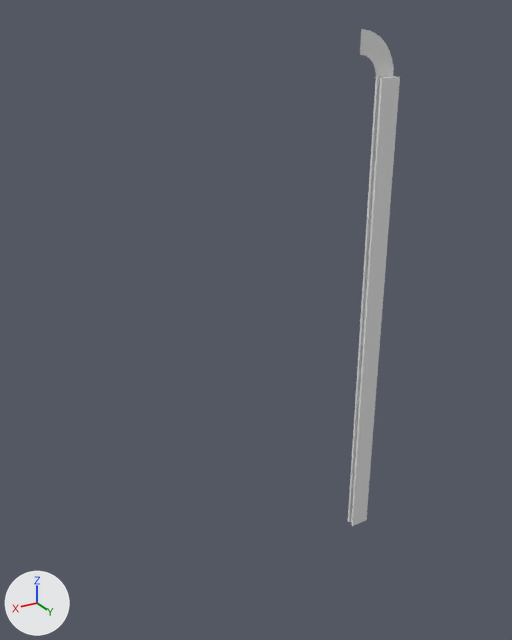
An edit to the Blender file model/include/door/frame.blend, drawn before and after from the same camera.
Rendered twice from a 50 mm lens placed at (1.77, 2.01, 2.11), pointed at (0.55, -0.03, 1.09). Arrows for +X, +Y and +Z are at lower left; the lights stay in place. The picture after the commit comes second.
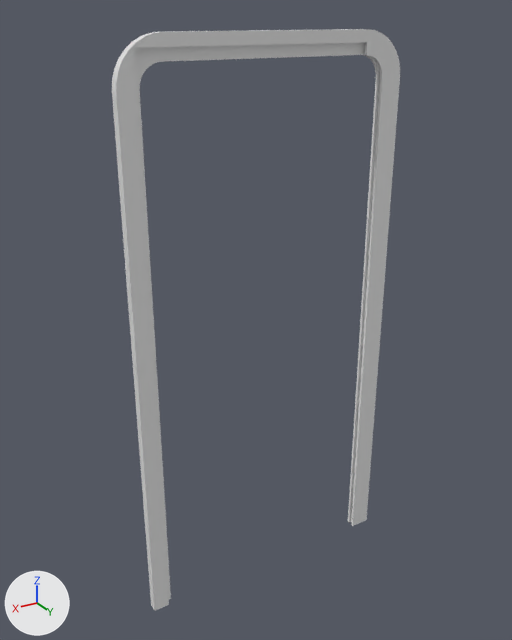
Pixel boxes [x1, y1, x2, y2] of what changed, in the pictures (512 x 640 px):
'Circle', reshaped (445% wider, 17% taller): before [348, 29, 400, 526]; after [112, 29, 400, 611]
part 1 of me_circle_006, built on: before [384, 76, 396, 78]; after [112, 29, 400, 611]

Patch to the scene script:
```diff
--- a/model/include/door/frame.blend.py
+++ b/model/include/door/frame.blend.py
@@ me_circle_006 @@
 # used by ob_circle; location = (0.155, 0.0, 1.91); rotation_euler = (1.571, 0.0, 0.0), in degrees (90, 0, 0)
-me_circle_006.from_pydata(...)  # 33 vertices, 18 faces; spans x -0.16..0.0, y -1.91..0.16, z -0.04..0.0
+me_circle_006.from_pydata(...)  # 150 vertices, 135 faces, 10 loose edges; spans x -0.16..0.88, y -1.91..0.16, z -0.04..0.0
+# me_circle_006 part 1
+# 1 vertex is removed from x -0.16, y 0.0, z -0.01
+# 2 faces are deleted
+# 111 vertices are added at x -0.1..0.88, y -1.91..0.16, z -0.04..0.0
+# 7 new vertices lie (0.0, 0.0, -0.04) away from vertices in x -0.15..-0.03, y 0.03..0.15, z 0.0
+# 10 loose edges are added
+# 119 new faces join them
```
